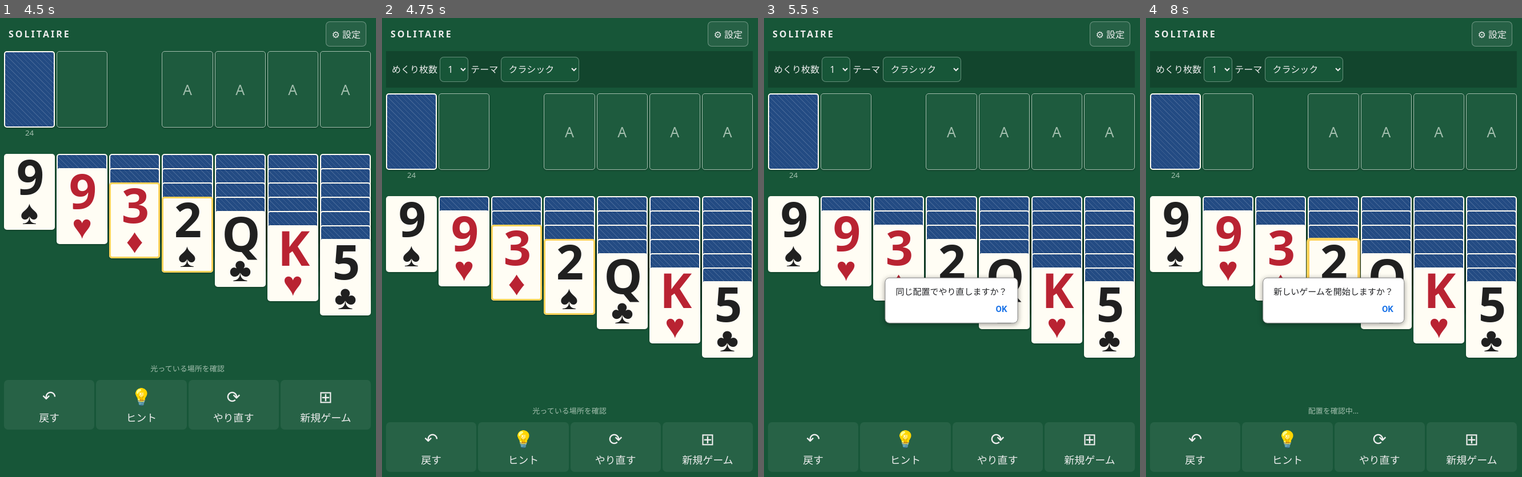
Above: before the commit, frames 1-4 (left to right).
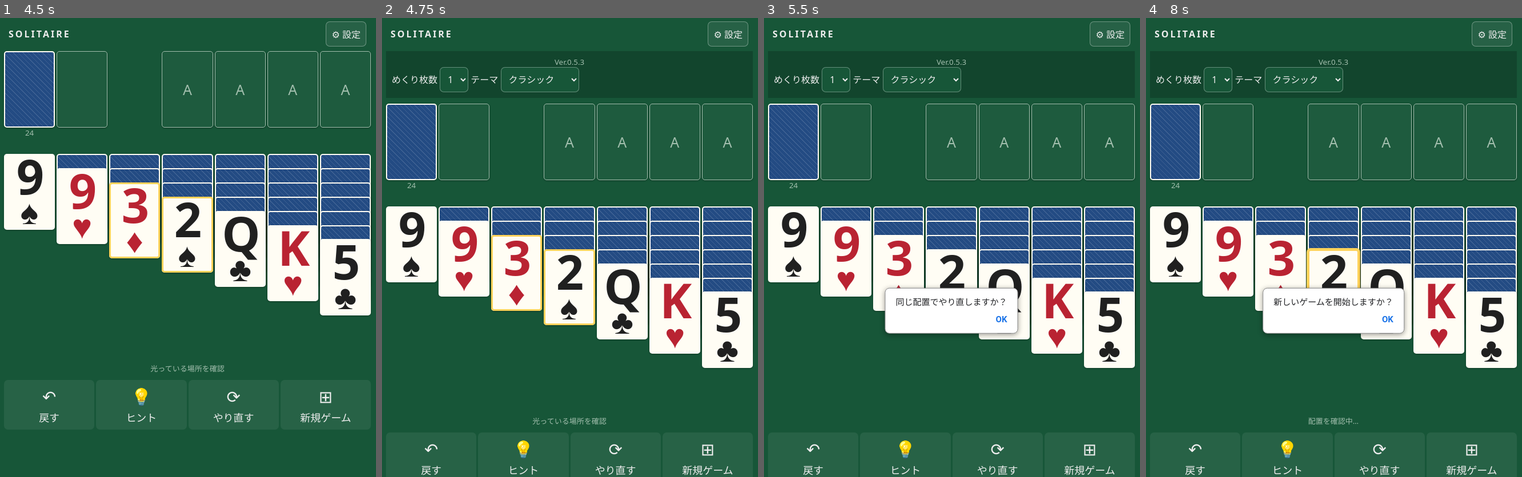
Above: after the commit, the same moments.

Repository: skmrgame7-a11y/solitaire
Game: browser game, page index.html
The game is run twice, just before and just after one commit, with the same random seed, the same clock (stepped at 60 frames per second) and the same inputs. When the page shows a pop-up message, it is drawn as a white box for half a second while everything else waits; a line starting with > is the answer the replay typed.
Inputs (mouse positions are in pixels of both pictures, inside the frame that each line leads up to; where the layout moved, square brackets give the same spot in the first picture):
- Up to frame 1 (4.5 s): click (30, 91) at 1.27 s; click (135, 219) at 1.87 s; click "⟳ やり直す" at 2.02 s; click (293, 91) at 2.47 s; click "💡 ヒント" at 3.07 s; click (188, 91) at 3.67 s; click (345, 91) at 4.27 s
- Up to frame 2 (4.75 s): click "⚙ 設定" at 4.52 s
- Up to frame 3 (5.5 s): click (1004, 141) [1004, 132] at 4.87 s; click "⟳ やり直す" at 5.47 s
- Up to frame 4 (8 s): click (1228, 256) [1228, 247] at 6.07 s; click "💡 ヒント" at 6.67 s; click "↶ 戻す" at 7.02 s; click (1334, 288) [1334, 275] at 7.27 s; click "⊞ 新規ゲーム" at 7.87 s

Frame 1 is identical in both runs. In frame 2, 16% of the frame differs, in the area x 1-99%, y 8-100%; in frame 3, 16%; in frame 4, 16%.

Commit message:
Add files via upload

Diff:
--- a/index.html
+++ b/index.html
@@ -1,6 +1,6 @@
 <!doctype html><html lang="ja"><meta charset="utf-8"><meta name="viewport" content="width=device-width,initial-scale=1,viewport-fit=cover"><meta name="theme-color" content="#175638"><title>Solitaire</title><style>
 *{box-sizing:border-box}body{--bg:#175638;--face:#fffdf4;--ink:#202020;--red:#b92332;--back:#234b83;--muted:#a3bfae;mar …(1977 unchanged characters)…
-</style><main><header><b>SOLITAIRE</b><button id="gear">⚙ 設定</button></header><section id="settings" hidden>めくり枚数 <select id="draw"><option>1</optio …(457 unchanged characters)…
+</style><main><header><b>SOLITAIRE</b><button id="gear">⚙ 設定</button></header><section id="settings" hidden><small>Ver.0.5.3</small>めくり枚数 <select id="draw"><option>1</optio …(457 unchanged characters)…
 let dismissed=false,auto=false,busy=false;
 function save(){try{localStorage.setItem('solitaire-v05',JSON.stringify({s,initial,h,n,theme:document.body.className,dismissed}))}catch(e){}}
 function boot(){try{let q=JSON.parse(localStorage.getItem('solitaire-v05'));if(q?.s){({s,initial,h,n,dismissed}=q);document.body.className=q.theme||'';$('theme').value=q.theme||'';render();return}}catch(e){}fresh()}
@@ -13,5 +13,5 @@
 const $=id=>document.getElementById(id),S=['♠','♥','♣','♦'],r=c=>c%13+1,u=c=>Math.floor(c/13),red=c=>u(c)%2===1,L=c=>['','A','2','3','4','5','6','7','8','9','10','J','Q','K'][r(c)],copy=s=>JSON.parse(JSON.stringify(s));let n=1,s,initial,h=[],sel=null,hi=[],msg='',hintIndex=0;
 function shuffle(a){for(let i=a.length-1;i>0;i--){let j=Math.random()*(i+1)|0;[a[i],a[j]]=[a[j],a[i]]}return a}function …(1917 unchanged characters)…
 function fresh(k=n){if(busy)return;busy=true;msg='配置を確認中…';$('status').textContent=msg;setTimeout(()=>{let q,p;for(let  …(878 unchanged characters)…
-function card(c,a,kind='',compact=false){let e=document.crea …(2587 unchanged characters)… '';save();render();animate(before,80)}};$('hint').onclick=()=>{if(!s)return;let sources=[];s.t.forEach((col,i)=>col.forEach((x,j)=>{if(x.up)sources.push({k:'t',i,j})}));if(s.w.length)sources.push({k:'w'});s.f.forEach((f,i)=>{if(f.length)sources.push({k:'f',i})});let candidates=[];for(let a of sources)for(let k of ['f','t'])for(let i=0;i<(k==='f'?4:7);i++){let b={k,i};if(k==='t')b.j=Math.max(0,s.t[i].length-1);if(legal(s,a,b))candidates.push({a,b});}let p=candidates.length?candidates[hintIndex++%candidates.length]:null;sel=null;hi=p?[p.a,...(p.b?[p.b]:[])]:[];msg=p?'光っている場所を確認':'移動のヒントが見つかりません';render()};$('restart').onclick=()=>{if(initial&&c …(219 unchanged characters)…
+function card(c,a,kind='',compact=false){let e=document.crea …(2587 unchanged characters)… '';save();render();animate(before,80)}};function hintMoves(s){let sources=[];s.t.forEach((col,i)=>col.forEach((x,j)=>{if(x.up)sources.push({k:'t',i,j})}));if(s.w.length)sources.push({k:'w'});s.f.forEach((f,i)=>{if(f.length)sources.push({k:'f',i})});let out=[];for(let a of sources){let emptyFoundation=false;for(let k of ['t','f'])for(let i=0;i<(k==='f'?4:7);i++){let b={k,i};if(k==='t')b.j=Math.max(0,s.t[i].length-1);if(!legal(s,a,b))continue;if(k==='f'&&!s.f[i].length){if(emptyFoundation)continue;emptyFoundation=true}out.push({a,b})}}return out}function nextHint(){if(!s||busy||auto)return;let candidates=hintMoves(s),p=candidates[hintIndex%candidates.length];hintIndex++;sel=null;hi=p?[p.a,p.b]:[];msg=p?'光っている場所を確認':'移動のヒントが見つかりません';render()}$('hint').onclick=nextHint;$('restart').onclick=()=>{if(initial&&c …(219 unchanged characters)…
 </script></html>
